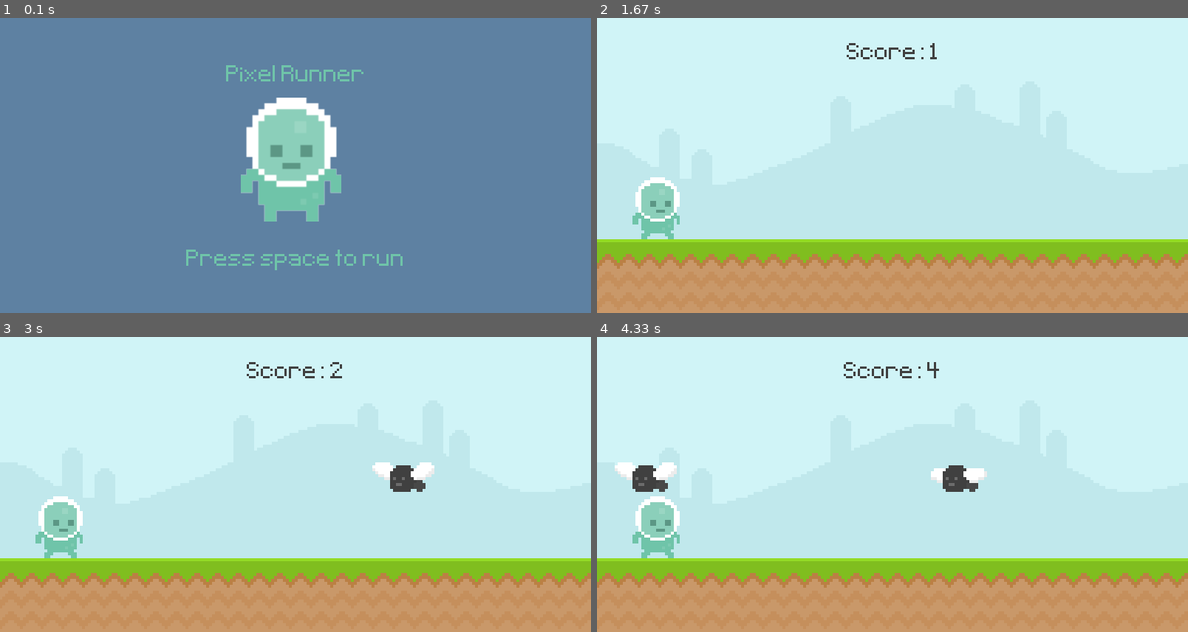
Above: before the commit, frames 1-4 (two rows, left to right).
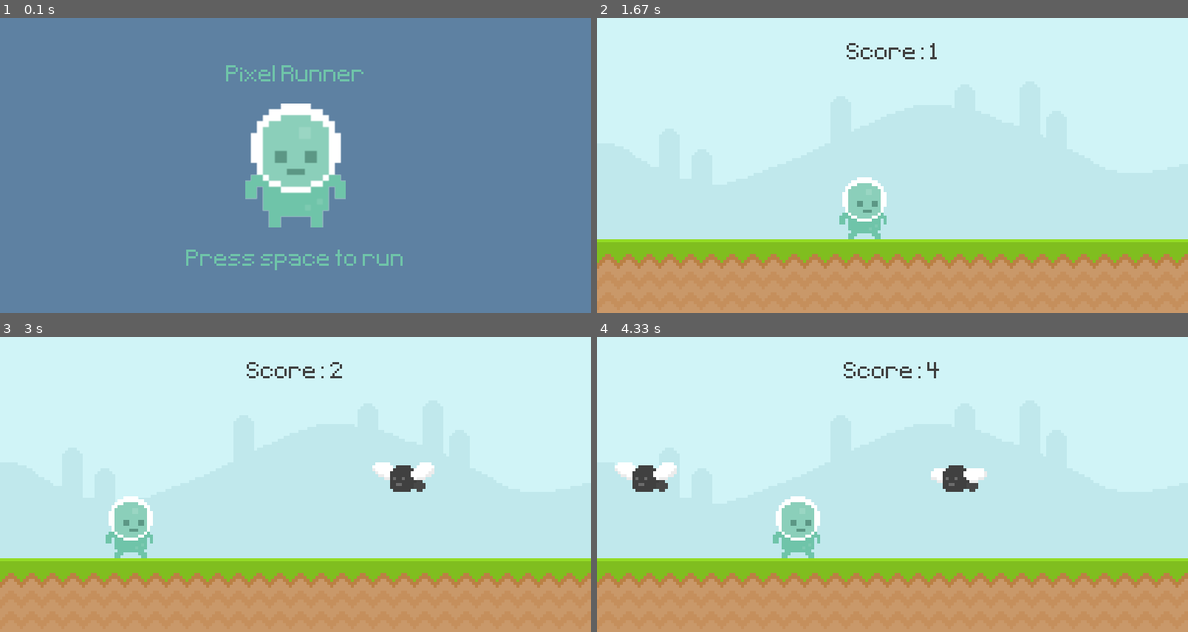
Above: after the commit, the same moments.

Repository: Thower56/Pygame_Runner
Game: pygame game, started from main.py
Same seed, same stepped clock (60 frames per second), same inputs: the game is played once before the commit and once after it.
Inputs:
- Up to frame 1 (0.1 s): no input
- Up to frame 2 (1.67 s): tap Space at 0.33 s; hold D 0.67-1.13 s; hold D 1.17-1.63 s
- Up to frame 3 (3 s): hold A 1.67-2.2 s; hold A 2.23-2.63 s; hold D from 2.67 s (still down)
- Up to frame 4 (4.33 s): release D at 3.3 s; hold A 3.33-3.8 s; hold D 3.83-4.3 s

The runs differ from the first frame. In frame 1, 2.8% of the frame differs, in the area x 40-59%, y 27-71%; in frame 2, 2.5%; in frame 3, 2.5%; in frame 4, 2.5%.

Commit message:
mouvement et sprite alpha

Diff:
--- a/GameEngine.py
+++ b/GameEngine.py
@@ -38,5 +38,6 @@
                 self.update()
             elif self.game_logic.game_active == False:
                 self.graphic.gameover()
+                self.player.sprite.reset_pos()
             pygame.display.update()
             self.clock.tick(60)
--- a/Graphic.py
+++ b/Graphic.py
@@ -12,9 +12,8 @@
         self.sky_surface = Sprite('graphics/Sky.png', 0, 0)
         self.ground_surface = Sprite('graphics/ground.png', 0, 300)
 
-        player_stand = pygame.image.load('graphics/Player/player_stand.png').convert_alpha()
-        self.player_stand = pygame.transform.rotozoom(player_stand,0,2)
-        self.player_stand_rect = player_stand.get_rect(center = (360,150))
+        self.player_stand = Sprite('graphics/Player/player_stand.png', 400, 200, True)
+        self.player_stand.transform_rotozoom(0,2)
 
         self.game_name = Label('Pixel Runner', 400, 80)
         self.game_message = Label('Press space to run', 400, 330)
@@ -34,7 +33,8 @@
 
     def gameover(self):
         self.screen.fill((94,129,162))
-        self.screen.blit(self.player_stand,self.player_stand_rect)
+
+        self.player_stand.draw(self.screen)
 
         self.score_message.set_text(f'Your score: {self.score}')
         self.game_name.draw(self.screen)
--- a/Player.py
+++ b/Player.py
@@ -21,6 +21,12 @@
         if keys[pygame.K_SPACE] and self.rect.bottom >= 300:
             self.gravity = -20
             self.jump_sound.play()
+        elif keys[pygame.K_a]:
+            if self.rect.left >= 10:
+                self.rect.left -= 5
+        elif keys[pygame.K_d]:
+            if self.rect.right <= 800:
+                self.rect.right += 5
 
     def apply_gravity(self):
         self.gravity += 1
@@ -36,6 +42,9 @@
             if self.player_index >= len(self.player_walk) : self.player_index = 0
             self.image = self.player_walk[int(self.player_index)]
 
+    def reset_pos(self):
+        self.rect = self.image.get_rect(midbottom = (80,300))
+
     def update(self):
         self.player_input()
         self.apply_gravity()
--- a/Sprite.py
+++ b/Sprite.py
@@ -2,14 +2,25 @@
 
 class Sprite():
     def __init__(self, p_sprite, p_pos_x, p_pos_y, p_alpha=False):
-        if p_alpha == True: self.sprite = pygame.image.load(p_sprite).convert_alpha()
-        else: self.sprite = pygame.image.load(p_sprite).convert()
+        self.alpha = p_alpha
+        if self.alpha == True:
+            self.sprite = pygame.image.load(p_sprite).convert_alpha()
+            self.sprite_rect = self.sprite.get_rect(center = (p_pos_x, p_pos_y))
+        else:
+            self.sprite = pygame.image.load(p_sprite).convert()
 
         self.pos_x = p_pos_x
         self.pos_y = p_pos_y
 
     def draw(self, p_screen):
-        p_screen.blit(self.sprite, (self.pos_x, self.pos_y))
+        if self.alpha:
+            p_screen.blit(self.sprite, self.sprite_rect)
+        else:
+            p_screen.blit(self.sprite, (self.pos_x, self.pos_y))
 
     def set_pos(self, p_pos_x, p_pos_y):
         self.pos_x, self.pos_y = p_pos_x, p_pos_y
+
+    def transform_rotozoom(self, angle, scale):
+        self.sprite = pygame.transform.rotozoom(self.sprite, angle, scale)
+        self.sprite_rect = self.sprite.get_rect(center = (self.pos_x, self.pos_y))
